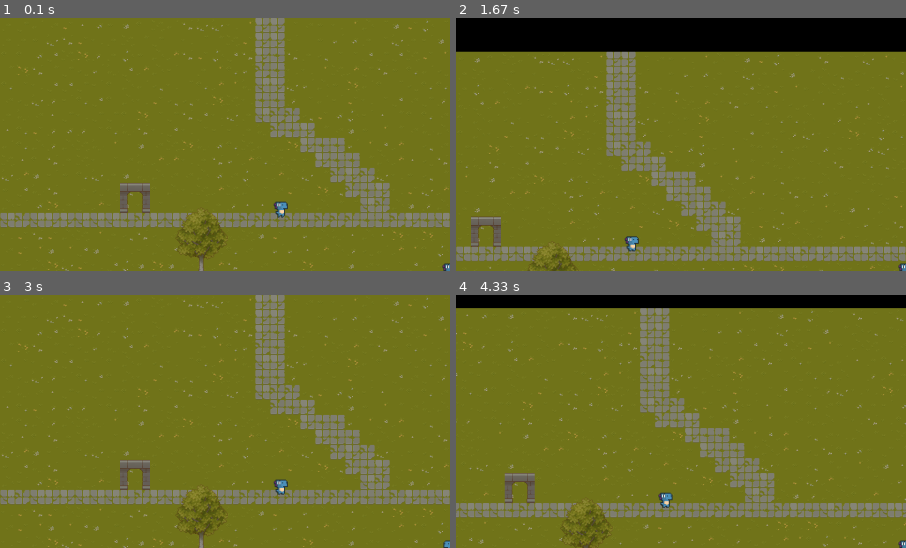
Above: before the commit, frames 1-4 (two rows, left to right).
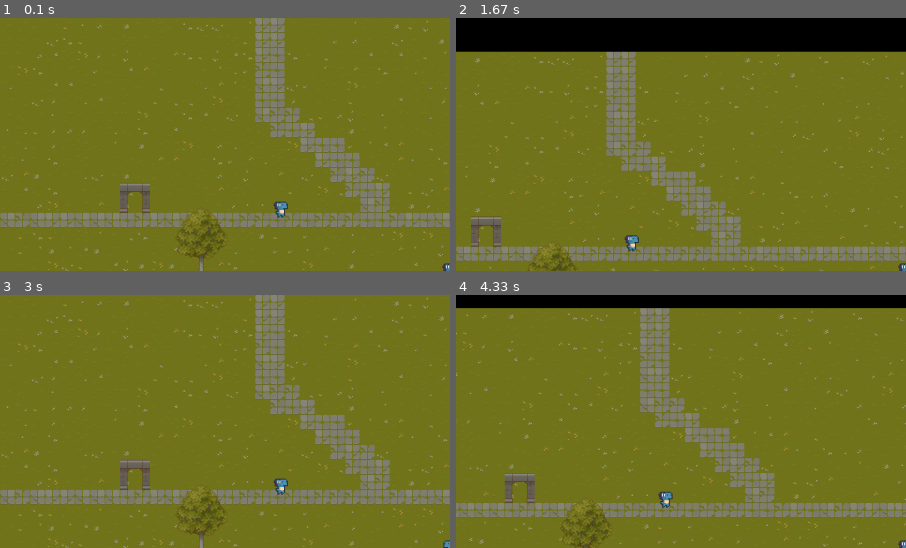
Above: after the commit, the same moments.

Repository: Daniel-343/Pygame_project
Game: pygame game, started from main.py
Same seed, same stepped clock (60 frames per second), same inputs: the game is played once before the commit and once after it.
Inputs:
- Up to frame 1 (0.1 s): no input
- Up to frame 2 (1.67 s): hold Right 0.33-0.8 s; hold Up 0.83-1.13 s; hold Right 1.17-1.63 s
- Up to frame 3 (3 s): hold Left 1.67-2.2 s; hold Down 2.23-2.53 s; hold Left 2.57-2.97 s
- Up to frame 4 (4.33 s): hold Up 3-3.37 s; hold Right 3.4-4.03 s; hold Down from 4.07 s (still down)
The pictures show only the part of the screen within x 0-50%, y 0-50%; the shares and areas given below are measured in that part.

Frame 1 is identical in both runs. In frame 2, less than 0.1% of the frame differs, in the area x 37-41%, y 85-93%; in frame 3, less than 0.1%, in the area x 60-64%, y 72-80%; in frame 4, less than 0.1%.

Commit message:
rename json files, refactor scene class to use main_scene.json

Diff:
--- a/game_data/routes.json
+++ b/game_data/routes.json
@@ -5,10 +5,10 @@
       "tree": "C:\\Users\\danth\\PycharmProjects\\Cookie_Factory\\game_data\\object_data\\structures\\tree.json"
     },
     "scene": {
-      "main_scene": "C:\\Users\\danth\\PycharmProjects\\Cookie_Factory\\game_data\\scene_data\\scene1.json"
+      "main_scene": "C:\\Users\\danth\\PycharmProjects\\Cookie_Factory\\game_data\\scene_data\\main_scene.json"
     },
     "map": {
-      "main_map": "C:\\Users\\danth\\PycharmProjects\\Cookie_Factory\\game_data\\map_data\\map1.json"
+      "main_map": "C:\\Users\\danth\\PycharmProjects\\Cookie_Factory\\game_data\\map_data\\main_map.json"
     },
     "sprite": {
       "player": "C:\\Users\\danth\\PycharmProjects\\Cookie_Factory\\game_data\\object_data\\sprites\\player.json"
--- a/main.py
+++ b/main.py
@@ -12,7 +12,7 @@
 
     def run(self):
         scene1 = Scene(self.SCREEN_WIDTH, self.SCREEN_HEIGHT, self.screen, 'main_map')
-        scene1.show_scene()
+        scene1.show_scene("main_scene")
         pygame.quit()
 
 
--- a/scenes/Scene.py
+++ b/scenes/Scene.py
@@ -56,11 +56,22 @@
     return image_frame
 
 
-def get_collidables(tile_map):
+def get_collidable_tiles(tile_map):
     collidables = []
     for collidable in tile_map:
         if collidable.collision:
             collidables.append(collidable)
+    return collidables
+
+
+def get_collidables(scene_data):
+    collidables = []
+    for collidable in scene_data["objects"]["structures"]:
+        collidables.append(
+            Structure(collidable["name"], collidable["initial_position_x"], collidable["initial_position_y"]))
+    for collidable in scene_data["objects"]["sprites"]:
+        collidables.append(
+            Sprite(collidable["name"], collidable["initial_position_x"], collidable["initial_position_y"]))
     return collidables
 
 
@@ -75,7 +86,7 @@
         self.map_provider = MapProvider(32, self.map_layout)
         self.tile_map = self.map_provider.generate_map()
 
-    def show_scene(self):
+    def show_scene(self, scene_name):
         clock = pygame.time.Clock()
         tick_rate = 120
         screen_half_width = self.screen_width / 2
@@ -84,14 +95,16 @@
         map_width = len(self.map_layout[0]) * 32
         map_height = len(self.map_layout) * 32
         zoom_scale = 1
-        tree = Structure("tree", 370, 400)
+
         player = Sprite("player", self.screen_width / 2 - 24,
                         self.screen_height / 2 - 24)
-        npc = Sprite("player", 576, 384)
-        stone_arch = Structure("stone_arch", 256, 352)
 
-        collidables = [npc, tree, stone_arch]
-        collidables.extend(get_collidables(self.tile_map))
+        scene_route = RouteProvider.get_route_by_name(scene_name, "scene")
+        with open(scene_route, 'r') as file:
+            scene_data = json.load(file)["sceneData"]
+
+        collidables = get_collidables(scene_data)
+        collidables.extend(get_collidable_tiles(self.tile_map))
         run = True
 
         tile_map_surface = pygame.Surface((map_width, map_height))
@@ -122,7 +135,7 @@
             self.screen.blit(scaled_surface, scaled_rect)
 
             player.animate(100)
-            npc.animate(100)
+            # npc.animate(100)
 
             check_controls(player, zoom_scale, collidables, player_speed)
 
Renamed: game_data/map_data/map1.json -> game_data/map_data/main_map.json
Renamed: game_data/scene_data/scene1.json -> game_data/scene_data/main_scene.json
